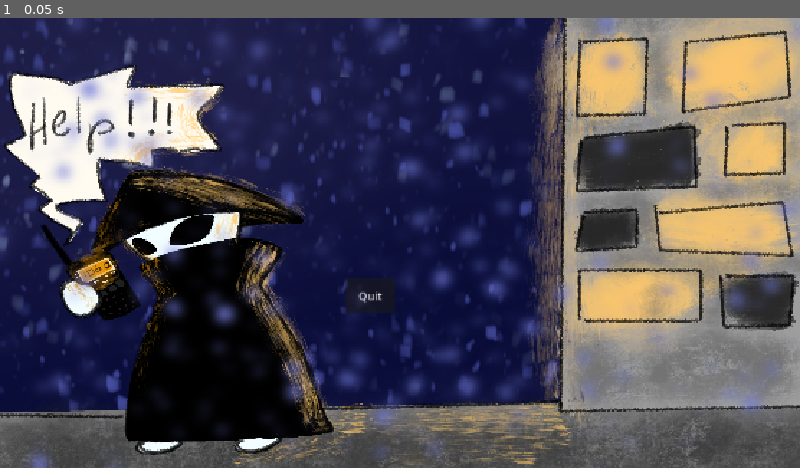
Above: before the commit, frame 1.
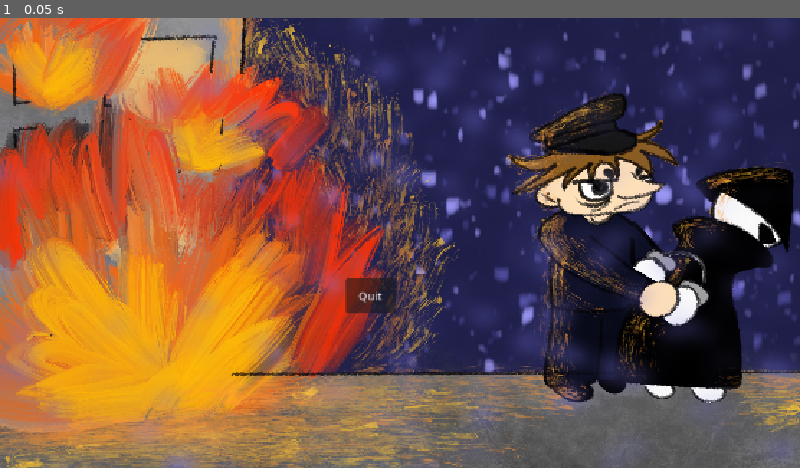
Above: after the commit, the same moment.

Repository: Krikmann/MachineGhost
Game: Godot game, scene res://Content/Menus/EndMenu/end_screen.tscn
Same seed, same stepped clock (60 frames per second), same inputs: the game is played once before the commit and once after it. This scene is started directly instead of the project's main scene. Sound files missing from this copy of the repository are replaced by a short silence.
Inputs:
- Up to frame 1 (0.05 s): no input

The runs differ from the first frame. In frame 1, 83% of the frame differs, in the area x 0-100%, y 0-100%.

Commit message:
Added third floor music and end screen image

Diff:
--- a/ghost-machine/Content/Menus/EndMenu/end_screen.tscn
+++ b/ghost-machine/Content/Menus/EndMenu/end_screen.tscn
@@ -1,7 +1,7 @@
 [gd_scene format=3 uid="uid://cj3xql5t24xnd"]
 
-[ext_resource type="Texture2D" uid="uid://kly64yanligw" path="res://Content/Menus/EndMenu/IMG_0039.png" id="1_6x71u"]
 [ext_resource type="Script" uid="uid://5vl3q2tovk2c" path="res://Content/Menus/EndMenu/end_screen.gd" id="1_w7f7i"]
+[ext_resource type="Texture2D" uid="uid://cviaabwmdw8jq" path="res://Content/Menus/EndMenu/IMG_0040.png" id="2_w7f7i"]
 
 [node name="EndScreen" type="CanvasLayer" unique_id=1477646465]
 script = ExtResource("1_w7f7i")
@@ -12,7 +12,7 @@
 anchor_bottom = 1.0
 grow_horizontal = 2
 grow_vertical = 2
-texture = ExtResource("1_6x71u")
+texture = ExtResource("2_w7f7i")
 expand_mode = 1
 
 [node name="Button" type="Button" parent="." unique_id=821357312]
--- a/ghost-machine/Content/Rooms/iii_korrus.tscn
+++ b/ghost-machine/Content/Rooms/iii_korrus.tscn
@@ -2,6 +2,7 @@
 
 [ext_resource type="Script" uid="uid://cq0w4ay18wmqy" path="res://Content/Rooms/korrus.gd" id="1_wv4ka"]
 [ext_resource type="PackedScene" uid="uid://cao0eiv51bi4e" path="res://Objects/Door/special_door.tscn" id="2_v2014"]
+[ext_resource type="AudioStream" uid="uid://bcdwucqidtjfm" path="res://Content/Rooms/Korrus3_v2.mp3" id="3_aq8ic"]
 
 [sub_resource type="ConcavePolygonShape3D" id="ConcavePolygonShape3D_n7d6c"]
 data = PackedVector3Array(-70, -3, -3, -66.625, -2.5, -3, -68.375, -2.5, -3, -70, -3, -3, -63.375, -2.5, -3, -66.625, - …(33318 unchanged characters)…
@@ -315,3 +316,19 @@
 
 [node name="DoorsBeginR" type="Marker3D" parent="." unique_id=1405656387]
 transform = Transform3D(1, 0, 0, 0, 1, 0, 0, 0, 1, -3.375, -2.5, -2.75)
+
+[node name="MusicStreamPlayer" type="AudioStreamPlayer3D" parent="." unique_id=2078351779]
+transform = Transform3D(1, 0, 0, 0, 1, 0, 0, 0, 1, -2.4303453, 0.38355303, -4.328921)
+stream = ExtResource("3_aq8ic")
+attenuation_model = 1
+autoplay = true
+max_distance = 7.0
+parameters/looping = true
+
+[node name="MusicStreamPlayer2" type="AudioStreamPlayer3D" parent="." unique_id=1666788243]
+transform = Transform3D(1, 0, 0, 0, 1, 0, 0, 0, 1, -37.179703, 2.6277225, 4.8161564)
+stream = ExtResource("3_aq8ic")
+attenuation_model = 1
+autoplay = true
+max_distance = 9.0
+parameters/looping = true
--- a/ghost-machine/Objects/DeadBody/deadbody.gd
+++ b/ghost-machine/Objects/DeadBody/deadbody.gd
@@ -3,7 +3,7 @@
 
 @export var can_interact = true
 @export var next_scene: PackedScene
-@export var delay: float = 30.0
+@export var delay: float = 10.0
 @export var object_to_show: Node3D
 
 const Fire_Scene = preload("res://Objects/Fire/Fire.tscn")
Binary file added: ghost-machine/Content/Menus/EndMenu/IMG_0040.png
Not shown, added: ghost-machine/Content/Menus/EndMenu/IMG_0040.png.import
Not shown, added: ghost-machine/Content/Rooms/Korrus3_v2.mp3.import
Not shown, added: ghost-machine/Content/Rooms/Korrus3_v2.mp3
